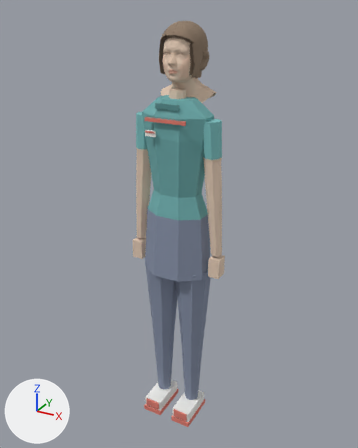
The glTF model godot/assets/3d/characters/heroes/sam_miller_gnm.glb: old version first, new version second.
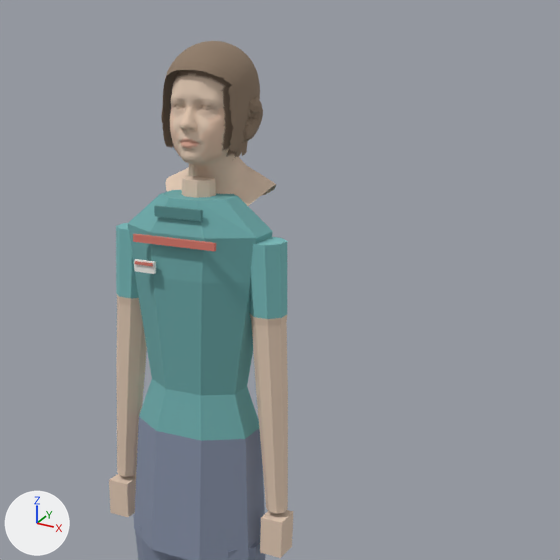
There are two pictures of each version: one whole from a 50 mm camera at (0.972, -1.753, 0.305) aimed at (-0.014, 0.039, -0.591), one close up on the part from 22% to 100% of the width and 0% to 63% of the height. The axes (+X, +Y, +Z) are drawn at lower left. The lights are the same throughout. The first two pictures are the older version. Vertices at exactly the same position are counted once.

Names of what the first close-up shows: 'sam_miller_portrait'.
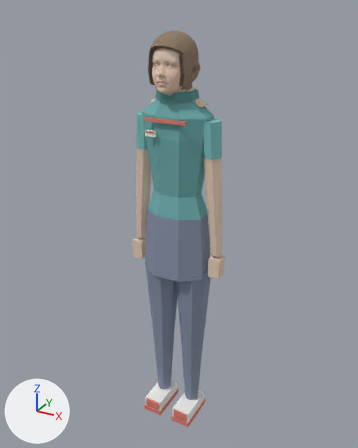
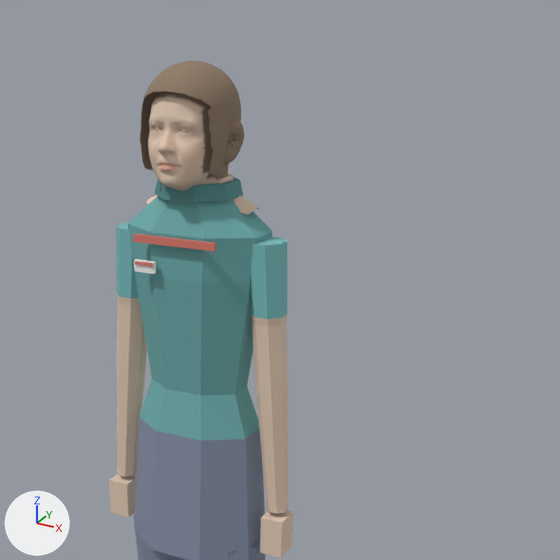
Commit message: GNM portraits: mid-neck cut + collar rings (checkpoint before Anny body base)

Edits to the bpy script that builds the scene:
```text
Change me_sam_miller_portrait:
    used by ob_sam_miller_portrait; location = (0.0, 0.0, 0.0)
    remove me_sam_miller_portrait.from_pydata(...)  # 8190 vertices, 16524 faces; spans x -0.22..0.22, y -0.12..0.16, z -1.59..0.25
    add me_sam_miller_portrait.from_pydata(...)  # 7739 vertices, 15628 faces; spans x -0.22..0.22, y -0.14..0.11, z -1.59..0.22
    me_sam_miller_portrait part 1: a new loose piece, an 8-sided cylinder along z spanning x -0.07..0.07, y -0.07..0.07, z -0.09..0.01, in mat_vertexcolor
    me_sam_miller_portrait part 2: a new loose piece, an 8-sided cut cone along z (radius 0.089 by 0.087 at the low end, 0.082 by 0.08 at the high end) spanning x -0.082..0.082, y -0.08..0.08, z -0.026..0.004, in mat_vertexcolor
    me_sam_miller_portrait part 3: the loose piece of 8 vertices spanning x -0.05..0.05, y -0.09..-0.08, z -0.06..-0.04 is deleted
    me_sam_miller_portrait part 4: 239 vertices moved within x -0.1..0.1, y -0.04..0.05, z -0.04..0.22; 7335 vertices removed from x -0.12..0.12, y -0.06..0.16, z -0.1..0.25; 6860 vertices added at x -0.12..0.12, y -0.14..0.07, z -0.06..0.22
```

Where the change shows, as pixel boxes (x1, y1, x2, y2) in the close-ups (560 x 560 px; the box of a moved part takes in the faces that stretch with it):
'sam_miller_portrait', reshaped: before (109, 41, 293, 560); after (109, 61, 293, 560)
part 1 of me_sam_miller_portrait, added (mostly hidden): after (173, 173, 233, 203)
part 2 of me_sam_miller_portrait, added (cyan): after (155, 177, 243, 202)
part 3 of me_sam_miller_portrait, deleted (cyan): before (154, 205, 203, 221)
part 4 of me_sam_miller_portrait, moved or reshaped: before (161, 41, 276, 206); after (140, 61, 259, 215)
